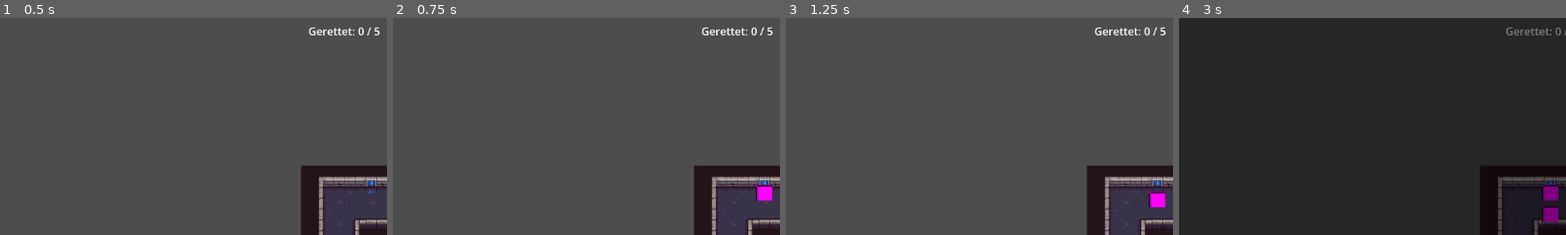
Above: before the commit, frames 1-4 (left to right).
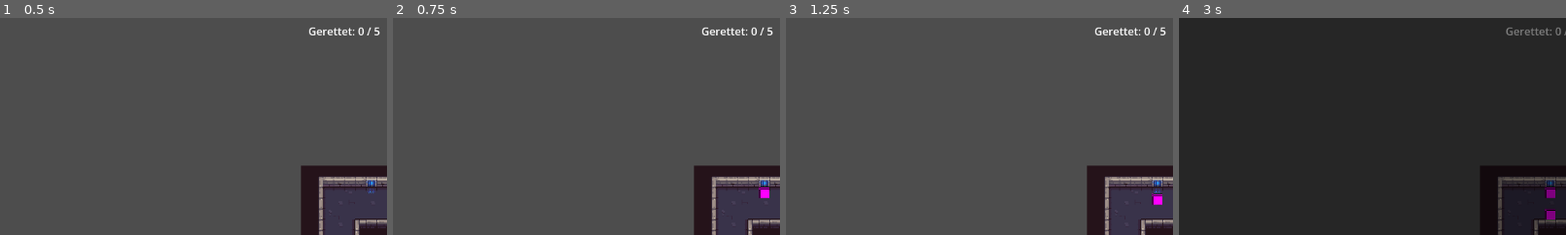
Above: after the commit, the same moments.

Repository: nico-hahn/freezelings
Game: Godot game, scene res://scenes/game/game.tscn
Same seed, same stepped clock (60 frames per second), same inputs: the game is played once before the commit and once after it.
Inputs (mouse positions are % of the whole screen's width and height, from its top left):
- Up to frame 1 (0.5 s): no input
- Up to frame 2 (0.75 s): tap Enter at 0.5 s; move the mouse to (72, 45) at 0.52 s; click (72, 45) at 0.67 s
- Up to frame 3 (1.25 s): no input
- Up to frame 4 (3 s): click "⏸ Pause" at 1.25 s; click "▶" at 2 s; click "⏸" at 2.75 s
The pictures show only the part of the screen within x 2-52%, y 0-50%; the shares and areas given below are measured in that part.

Frame 1 is identical in both runs. In frame 2, 0.2% of the frame differs, in the area x 93-98%, y 76-85%; in frame 3, 0.2%; in frame 4, 0.5%, in the area x 93-98%, y 76-95%.

Commit message:
change lemming sprite size

Diff:
--- a/scenes/entities/lemming.tscn
+++ b/scenes/entities/lemming.tscn
@@ -1,9 +1,9 @@
-[gd_scene load_steps=3 format=3 uid="uid://lemming01"]
+[gd_scene load_steps=3 format=3 uid="uid://b8o4x4viogb0a"]
 
 [ext_resource type="Script" uid="uid://787cfvgy2u0t" path="res://scripts/entities/lemming.gd" id="1_lemming"]
 
 [sub_resource type="PlaceholderTexture2D" id="PlaceholderTexture2D_1"]
-size = Vector2(24, 24)
+size = Vector2(16, 16)
 
 [node name="Lemming" type="Node2D"]
 script = ExtResource("1_lemming")
